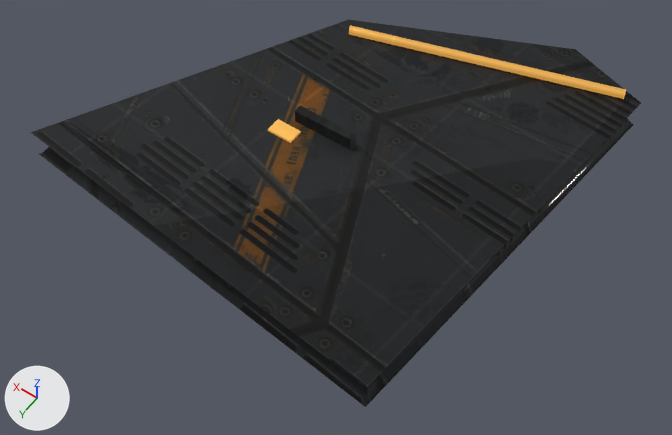
The Blender file assets/ships/parts/blender/fin_wedge_authored.blend: old version first, new version second.
The view is the same before and after, from a 50 mm camera at (-1.66, 2.69, 6.15) aimed at (1.33, -1.49, -0.42). Every picture has the same lights, and +X, +Y and +Z are marked at lower left. The older version comes first.

Before the edit, the objects in view are built like this:
```python
ob_det_radiator_slit = bpy.data.objects.new('DET_radiator_slit', me_cube)
ob_det_radiator_slit.location = (0.0, 0.0, 0.0)
ob_wedge_edge_light = bpy.data.objects.new('Wedge_Edge_Light', me_wedge_edge_light)
ob_wedge_edge_light.parent = ob_hook_emissive
ob_wedge_edge_light.location = (1.015, -3.415, 0.18)
ob_wedge_main = bpy.data.objects.new('Wedge_Main', me_wedge_main)
ob_wedge_main.parent = ob_fin_wedge
ob_wedge_main.location = (0.0, 0.0, 0.0)
```
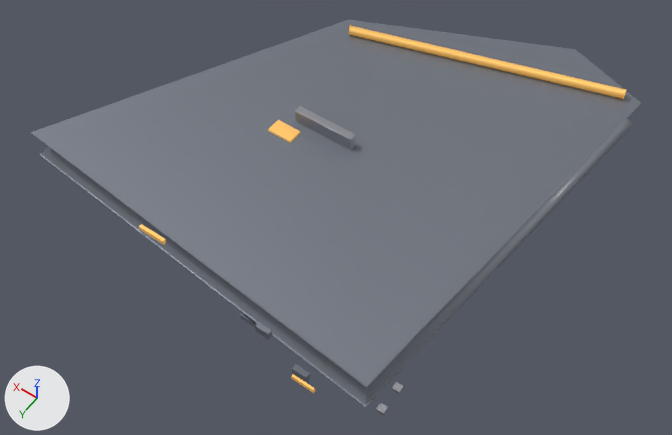
Diff of the bpy script that builds the scene:
```diff
--- a/assets/ships/parts/blender/fin_wedge_authored.blend.py
+++ b/assets/ships/parts/blender/fin_wedge_authored.blend.py
@@ mat_material_hull @@
 mat_material_hull = bpy.data.materials.new('Material_Hull')
-# nodes: BsdfPrincipled, Bump, Group, Math x2, Mix x2, OutputMaterial, RGB, SeparateColor, TexCoord, TexImage x3, Value
-# colours: grey #767c81
-# uses the picture img_fin_wedge_trim_sheet_1k_jpg
-# uses the picture img_fin_wedge_wear_mask_1k_jpg
-# uses the picture img_material_hull_ao_1k
+# nodes: BsdfPrincipled, OutputMaterial
+# colours: grey #7c818b
@@ mat_material_mechanical @@
 mat_material_mechanical = bpy.data.materials.new('Material_Mechanical')
-# nodes: BsdfPrincipled, Bump, Group, Math x2, Mix x2, OutputMaterial, RGB, SeparateColor, TexCoord, TexImage x3, Value
-# colours: grey #696c73
-# uses the picture img_fin_wedge_trim_sheet_1k_jpg
-# uses the picture img_fin_wedge_wear_mask_1k_jpg
-# uses the picture img_material_mechanical_ao_1k
+# nodes: BsdfPrincipled, OutputMaterial
+# colours: grey #9ea0a6
@@ ob_wedge_main @@
 ob_wedge_main.location = (0.0, 0.0, 0.0)
+_m = ob_wedge_main.modifiers.new('Bevel', 'BEVEL')
+_m.width = 0.008
+_m.width_pct = 0.008
+_m.segments = 3
@@ ob_det_field_repair_patch @@
+ob_det_field_repair_patch = bpy.data.objects.new('DET_field_repair_patch', me_cube_010)  # a box spanning x -0.5..0.5, y -0.5..0.5, z -0.5..0.5; in mat_material_hull (grey #7c818b); modifiers BEVEL
+ob_det_field_repair_patch.parent = ob_wedge_main
+ob_det_field_repair_patch.location = (0.6, 0.0, -0.3)
+ob_det_field_repair_patch.scale = (0.14, 0.05, 0.1)
@@ ob_det_edge_chamfer_band @@
+ob_det_edge_chamfer_band = bpy.data.objects.new('DET_edge_chamfer_band', me_cube_009)  # a box spanning x -0.5..0.5, y -0.5..0.5, z -0.5..0.5; in mat_material_accent (orange #f9c46c, glowing orange #f3b359); modifiers BEVEL
+ob_det_edge_chamfer_band.parent = ob_wedge_main
+ob_det_edge_chamfer_band.location = (2.0, 0.0, 0.42)
+ob_det_edge_chamfer_band.scale = (0.25, 0.03, 0.04)
@@ ob_det_bolt_collar_starboard @@
+ob_det_bolt_collar_starboard = bpy.data.objects.new('DET_bolt_collar_starboard', me_cube_008)  # a box spanning x -0.5..0.5, y -0.5..0.5, z -0.5..0.5; in mat_material_mechanical (grey #9ea0a6); modifiers BEVEL
+ob_det_bolt_collar_starboard.parent = ob_wedge_main
+ob_det_bolt_collar_starboard.location = (-0.2, -0.1, 0.2)
+ob_det_bolt_collar_starboard.scale = (0.06, 0.06, 0.03)
@@ ob_det_bolt_collar_port @@
+ob_det_bolt_collar_port = bpy.data.objects.new('DET_bolt_collar_port', me_cube_007)  # a box spanning x -0.5..0.5, y -0.5..0.5, z -0.5..0.5; in mat_material_mechanical (grey #9ea0a6); modifiers BEVEL
+ob_det_bolt_collar_port.parent = ob_wedge_main
+ob_det_bolt_collar_port.location = (-0.2, 0.1, 0.2)
+ob_det_bolt_collar_port.scale = (0.06, 0.06, 0.03)
@@ ob_det_faction_stripe_port @@
+ob_det_faction_stripe_port = bpy.data.objects.new('DET_faction_stripe_port', me_cube_005)  # a box spanning x -0.5..0.5, y -0.5..0.5, z -0.5..0.5; in mat_material_accent (orange #f9c46c, glowing orange #f3b359); modifiers BEVEL
+ob_det_faction_stripe_port.parent = ob_wedge_main
+ob_det_faction_stripe_port.location = (0.4, 0.22, 0.1)
+ob_det_faction_stripe_port.scale = (0.2, 0.02, 0.04)
@@ ob_det_micro_scratch_plate @@
+ob_det_micro_scratch_plate = bpy.data.objects.new('DET_micro_scratch_plate', me_cube_010.copy())  # modifiers BEVEL
+ob_det_micro_scratch_plate.parent = ob_wedge_main
+ob_det_micro_scratch_plate.location = (0.8, 0.15, 0.35)
+ob_det_micro_scratch_plate.scale = (0.12, 0.04, 0.08)
```

Changed parts and their boxes [x1, y1, x2, y2] in the pictures (672 x 435 px):
'Wedge_Main', surface changed (black to grey)
    both: [31, 20, 641, 407]
'DET_radiator_slit', surface changed (black to grey)
    both: [295, 106, 356, 150]
'DET_field_repair_patch', added
    after: [292, 364, 310, 383]
'DET_edge_chamfer_band', added
    after: [139, 224, 166, 245]
'DET_micro_scratch_plate', added
    after: [255, 322, 272, 340]
'DET_faction_stripe_port', added
    after: [291, 374, 315, 393]
'DET_bolt_collar_port', added
    after: [376, 403, 388, 415]
'DET_bolt_collar_starboard', added
    after: [392, 382, 404, 394]
'DET_panel_line_emphasis', now drawn
    after: [240, 313, 257, 327]
'DET_cavity_grime_vent', now drawn
    after: [216, 274, 225, 281]
